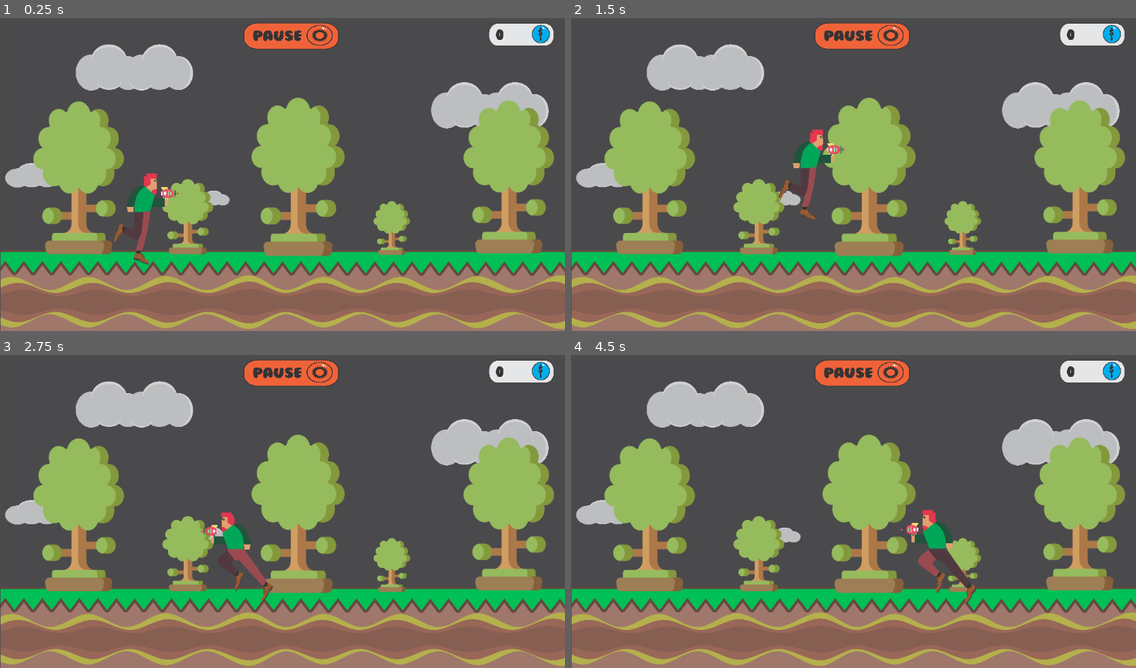
Above: before the commit, frames 1-4 (two rows, left to right).
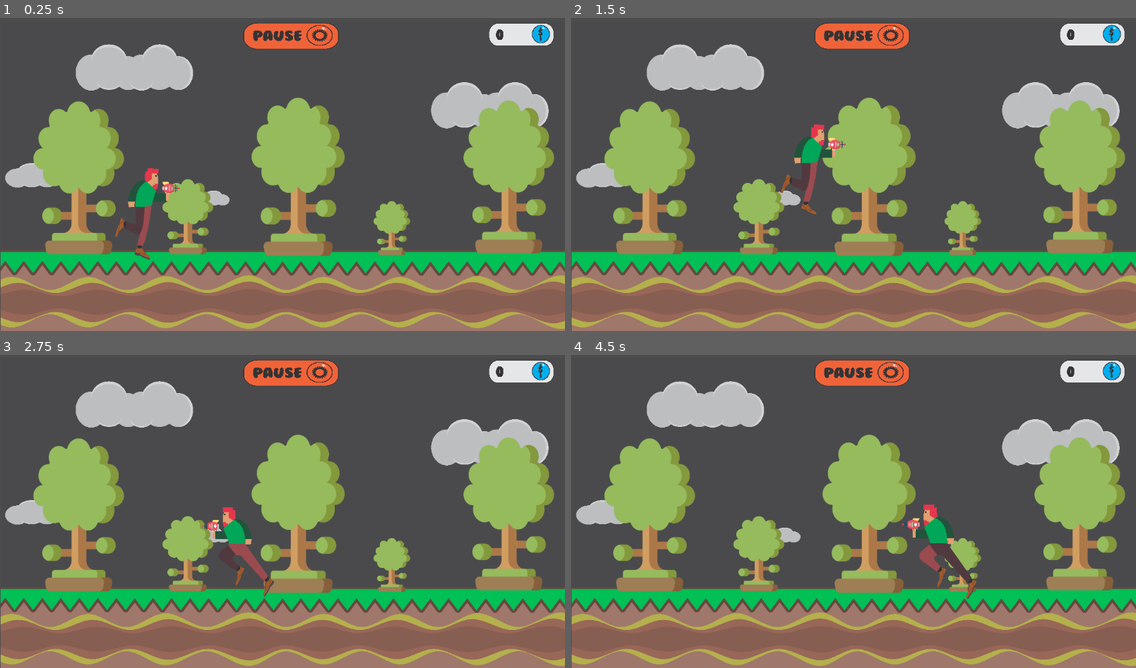
Above: after the commit, the same moments.

Repository: AryaRamadhan24/PPL
Game: Godot game, scene res://scene/Level 1.tscn
Same seed, same stepped clock (60 frames per second), same inputs: the game is played once before the commit and once after it. This scene is started directly instead of the project's main scene.
Inputs:
- Up to frame 1 (0.25 s): no input
- Up to frame 2 (1.5 s): tap Enter at 0.5 s; hold Right (ui_right) from 0.53 s (still down); tap Up (ui_up) at 0.77 s
- Up to frame 3 (2.75 s): tap Up (ui_up) at 1.52 s; release Right (ui_right) at 2.03 s; hold Left (ui_left) from 2.03 s (still down)
- Up to frame 4 (4.5 s): release Left (ui_left) at 2.78 s; hold Right (ui_right) 2.78-4.28 s; tap Up (ui_up) at 3.02, 3.77 s; hold Left (ui_left) from 4.28 s (still down)

The runs differ from the first frame. In frame 1, 0.6% of the frame differs, in the area x 20-32%, y 47-79%; in frame 2, 0.6%; in frame 3, 0.8%; in frame 4, 0.9%, in the area x 58-72%, y 47-80%.

Commit message:
Update Level 1.tscn

Diff:
--- a/PPL_Kill The Pest/scene/Level 1.tscn
+++ b/PPL_Kill The Pest/scene/Level 1.tscn
@@ -35,6 +35,12 @@
 [sub_resource type="CapsuleShape2D" id=3]
 radius = 36.9136
 height = 100.981
+
+[sub_resource type="RectangleShape2D" id=5]
+extents = Vector2( 1598.43, 1105.19 )
+
+[sub_resource type="RectangleShape2D" id=6]
+extents = Vector2( 445.273, 1187.1 )
 
 [node name="Level 1" type="Node2D"]
 
@@ -110,13 +116,13 @@
 script = ExtResource( 15 )
 
 [node name="AnimatedSprite" type="AnimatedSprite" parent="player"]
-position = Vector2( 278.547, 389.429 )
+position = Vector2( 280.795, 379.69 )
 scale = Vector2( 0.0659573, 0.0854395 )
 frames = SubResource( 4 )
 animation = "idle"
 
 [node name="CollisionShape2D" type="CollisionShape2D" parent="player"]
-position = Vector2( 286.111, 377.235 )
+position = Vector2( 280.014, 377.261 )
 shape = SubResource( 3 )
 
 [node name="pause" type="Sprite" parent="."]
@@ -134,3 +140,26 @@
 position = Vector2( 539.829, 294.555 )
 scale = Vector2( 0.307896, 0.240433 )
 texture = ExtResource( 9 )
+
+[node name="tembokkiri" type="Sprite" parent="."]
+position = Vector2( -8.66272, 290.569 )
+scale = Vector2( 0.004908, 0.250686 )
+texture = ExtResource( 1 )
+
+[node name="StaticBody2D" type="StaticBody2D" parent="tembokkiri"]
+
+[node name="CollisionShape2D" type="CollisionShape2D" parent="tembokkiri/StaticBody2D"]
+position = Vector2( 115.656, -22.8914 )
+shape = SubResource( 5 )
+
+[node name="tembokkanan" type="Sprite" parent="tembokkiri"]
+position = Vector2( 230405, -214.54 )
+scale = Vector2( 4.61822, 0.751426 )
+texture = ExtResource( 1 )
+
+[node name="StaticBody2D" type="StaticBody2D" parent="tembokkiri/tembokkanan"]
+position = Vector2( 0, -668.266 )
+
+[node name="CollisionShape2D" type="CollisionShape2D" parent="tembokkiri/tembokkanan/StaticBody2D"]
+position = Vector2( -1487.32, 759.605 )
+shape = SubResource( 6 )
Not shown: 1 places in PPL_Kill The Pest/scene/Level 1.tscn that only renumber resources
